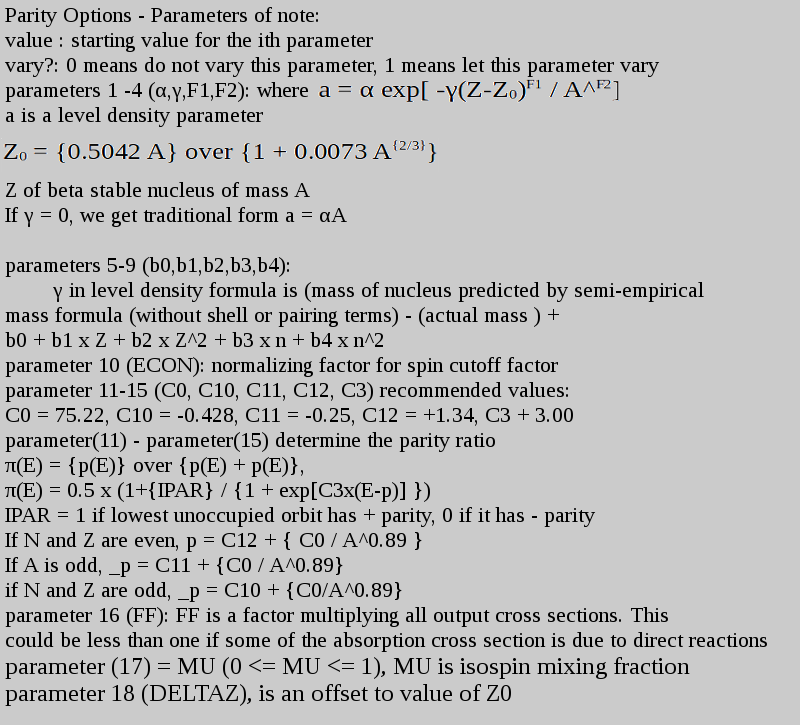
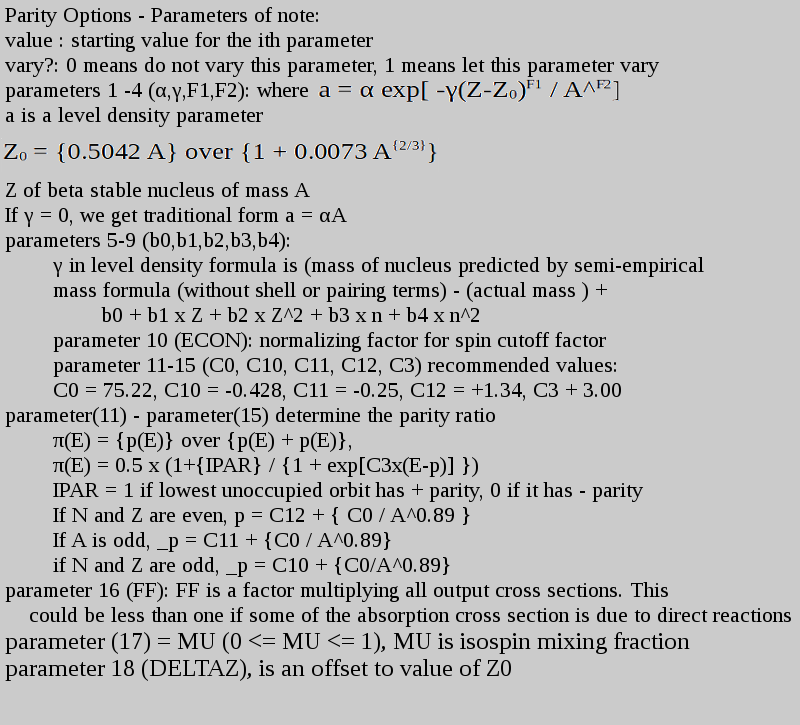
Comparing the layer stacks of the two w=800, h=725 images. Changes:
painted on "Parity Options - Parameters of..." over (5, 232, 791, 706)
